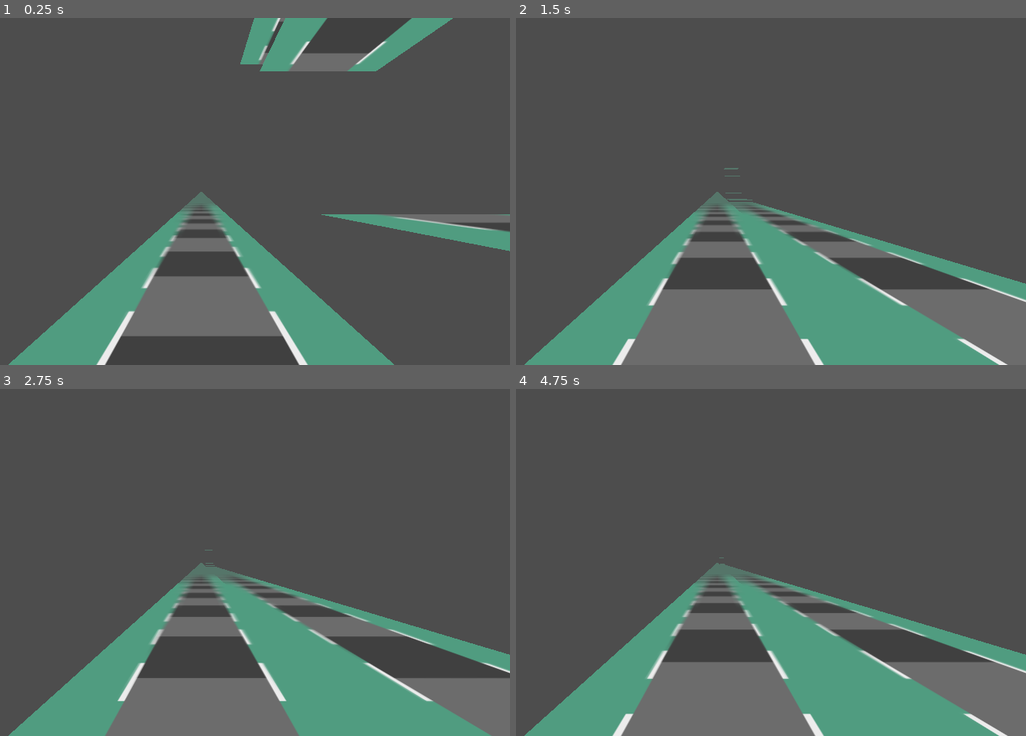
Above: before the commit, frames 1-4 (two rows, left to right).
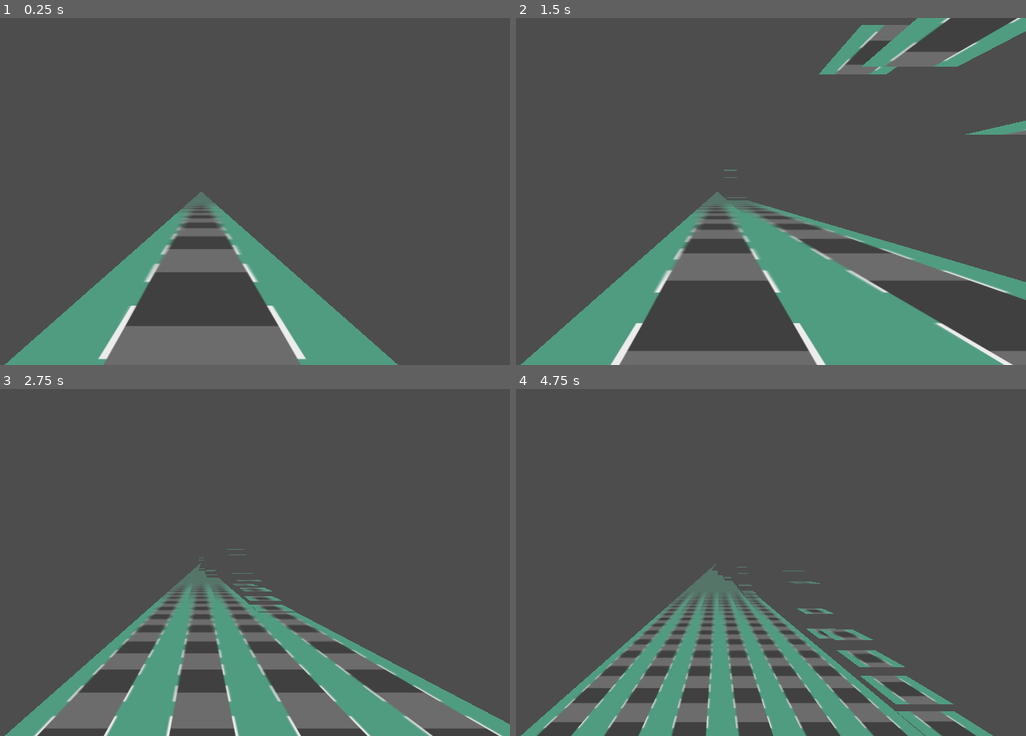
Above: after the commit, the same moments.

Repository: macmist/game-off-2026-shift
Game: Godot game, scene res://main.tscn
Two runs of this game, one before a commit and one after it. Both use one fixed random seed, a clock stepped at 60 frames per second and the inputs below.
Inputs:
- Up to frame 1 (0.25 s): no input
- Up to frame 2 (1.5 s): hold W (accelerate, bound only after the commit) 0.53-1.28 s; tap Shift (shift, bound only after the commit) at 0.6, 1.35 s
- Up to frame 3 (2.75 s): hold W (accelerate, bound only after the commit) from 2.03 s (still down); tap Shift (shift, bound only after the commit) at 2.1 s
- Up to frame 4 (4.75 s): tap Shift (shift, bound only after the commit) at 2.85, 3.6, 4.35 s; release W (accelerate, bound only after the commit) at 3.53 s

The runs differ from the first frame. In frame 1, 14% of the frame differs, in the area x 0-100%, y 0-100%; in frame 2, 17%; in frame 3, 23%, in the area x 0-100%, y 46-100%; in frame 4, 23%.

Commit message:
feat first interaction

Diff:
--- /dev/null
+++ b/Game.gd
@@ -0,0 +1,3 @@
+extends Node
+
+signal shift
--- a/main.tscn
+++ b/main.tscn
@@ -12,7 +12,7 @@
 script = ExtResource("2_m0la0")
 
 [node name="Camera3D" type="Camera3D" parent="Player" unique_id=1804431941]
-transform = Transform3D(-1, 0, -8.74228e-08, 0, 1, 0, 8.74228e-08, 0, -1, 0, 1.01782, -1.55062)
+transform = Transform3D(-1, 0, -8.74228e-08, 0, 1, 0, 8.74228e-08, 0, -1, 0, 1, 0)
 current = true
 
 [node name="RoadSpawner" parent="." unique_id=1628805288 node_paths=PackedStringArray("camera") instance=ExtResource("2_fro5w")]
--- a/player.gd
+++ b/player.gd
@@ -1,6 +1,19 @@
 extends Node3D
+
+class_name Player
+
+@export var acceleration = .01
+@export var speed = 0
+@export var max_speed = 20
 
 
 func _process(delta: float) -> void:
-	position.z += delta * 20
+	if Input.is_action_pressed('accelerate') and speed < max_speed:
+		speed += acceleration
+		if speed > max_speed:
+			speed = max_speed
+	if Input.is_action_just_pressed('shift'):
+		Game.shift.emit()
+	position.z += delta * speed
+
 	pass
--- a/project.godot
+++ b/project.godot
@@ -18,3 +18,20 @@
 run/main_scene="res://main.tscn"
 config/features=PackedStringArray("4.6", "Forward Plus")
 config/icon="res://icon.svg"
+
+[autoload]
+
+Game="*uid://t3n4edo02sdf"
+
+[input]
+
+accelerate={
+"deadzone": 0.2,
+"events": [Object(InputEventKey,"resource_local_to_scene":false,"resource_name":"","device":-1,"window_id":0,"alt_pressed":false,"shift_pressed":false,"ctrl_pressed":false,"meta_pressed":false,"pressed":false,"keycode":0,"physical_keycode":87,"key_label":0,"unicode":119,"location":0,"echo":false,"script":null)
+]
+}
+shift={
+"deadzone": 0.2,
+"events": [Object(InputEventKey,"resource_local_to_scene":false,"resource_name":"","device":-1,"window_id":0,"alt_pressed":false,"shift_pressed":false,"ctrl_pressed":false,"meta_pressed":false,"pressed":false,"keycode":0,"physical_keycode":4194325,"key_label":0,"unicode":0,"location":0,"echo":false,"script":null)
+]
+}
--- a/road.gd
+++ b/road.gd
@@ -9,6 +9,16 @@
 func get_height():
 	var lane: Sprite3D = $Lanes/Lane
 	var size_3d = lane.texture.get_height() * lane.pixel_size
+	return size_3d
+
+func get_total_width():
+	var lane: Sprite3D = $Lanes/Lane
+	var size_3d = lane.texture.get_width() * lane.pixel_size * num_lanes
+	return size_3d
+
+func get_lane_width():
+	var lane: Sprite3D = $Lanes/Lane
+	var size_3d = lane.texture.get_width() * lane.pixel_size
 	return size_3d
 
 func add_lane(animate: bool = false):
--- a/road_spawner.gd
+++ b/road_spawner.gd
@@ -6,7 +6,7 @@
 
 
 @export var size: int = 500
-var road: PackedScene = load("res://road.tscn")
+var road_scene: PackedScene = load("res://road.tscn")
 @export var camera: Camera3D
 
 
@@ -17,7 +17,7 @@
 
 
 	for i in size:
-		var sprite: Road = road.instantiate()
+		var sprite: Road = road_scene.instantiate()
 		add_child(sprite)
 		sprite.add_to_group("roads")
 		sprite.position.z = sprite.get_height() * i
@@ -26,14 +26,58 @@
 func _ready() -> void:
 	print("Spawner rotation: ", rotation_degrees)
 	print("Spawner global rotation: ", global_rotation_degrees)
-	add_lanes()
+	Game.shift.connect(add_lanes)
 
 
 func add_lanes():
-	for i in get_child_count():
-		var croad: Road = get_child(i)
-		if croad is Road:
+	var visible_road: Array[Road] = []
+	var other_road: Array[Road] = []
+	for road in get_children():
+		if road is Road:
+			if camera.is_position_in_frustum(road.global_position):
+				visible_road.append(road)
+			else:
+				other_road.append(road)
+
+
+	var new_width = 0
+	var lane_width = 0
+	for i in visible_road.size():
+		var road: Road = visible_road[i]
+		lane_width = road.get_lane_width()
+		if road is Road:
 			var tween := create_tween()
 			tween.tween_interval(i * 0.05)
 			tween.tween_callback(func ():
-				croad.add_lane(camera and camera.is_position_in_frustum(croad.global_position)))
+				road.add_lane(true)
+			)
+
+
+	for road in other_road:
+		road.add_lane(false)
+		new_width = road.get_total_width()
+	var tween2 := create_tween()
+	print('new_widtth', new_width)
+
+	tween2.tween_interval(1.0)
+	tween2.tween_callback(func():
+		move_camera(- new_width / 2 + lane_width / 2))
+
+func move_camera(new_x):
+	var tween2 := create_tween()
+
+	tween2.tween_property(
+		camera,
+		"position:x",
+		new_x,
+		0.4
+	).set_trans(Tween.TRANS_BOUNCE).set_ease(Tween.EASE_OUT)
+
+	tween2.set_parallel();
+	var new_y = camera.position.y + 1;
+	tween2.tween_property(
+	 	camera,
+	 	"position:y",
+	 	new_y,
+	 	0.4
+	 ).set_trans(Tween.TRANS_BOUNCE).set_ease(Tween.EASE_OUT)
Not shown, added: Game.gd.uid
